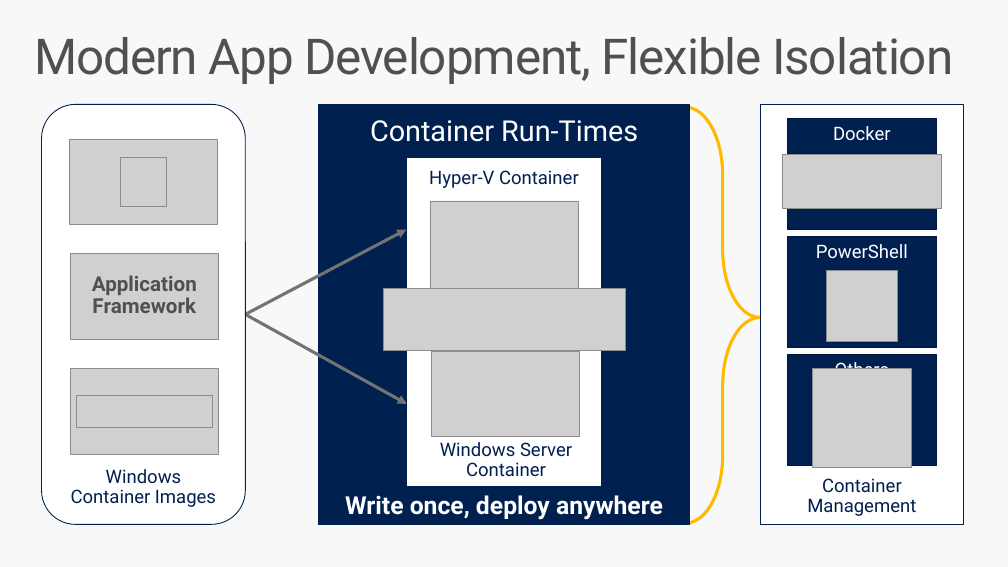
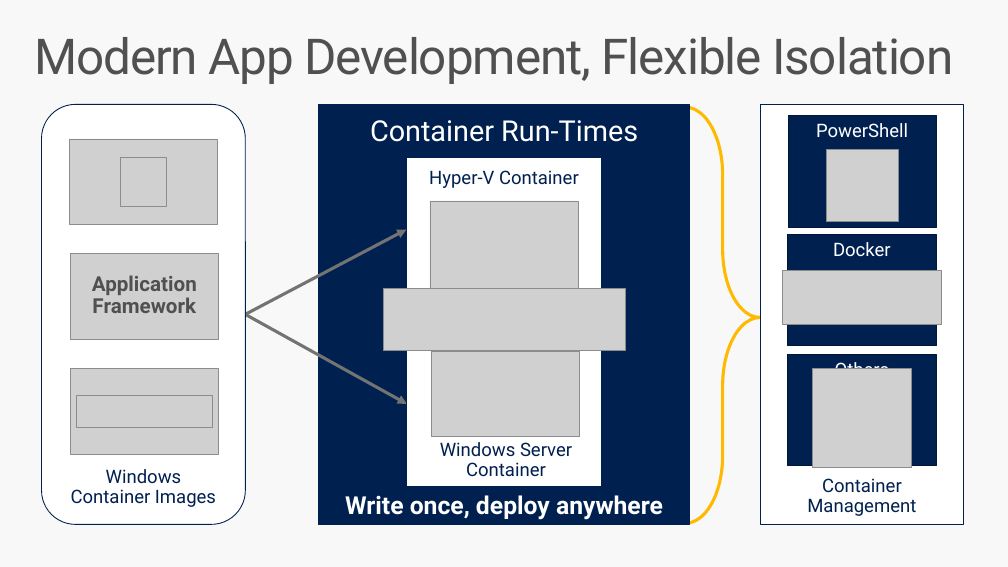
Before and after one commit to brentstineman/PersonalStuff, a slide deck: slide 13 of Presentations/ContainersForWindowsDevs.pptx (slide 14 before the commit). Drawn at 1008x567 pixels with LibreOffice and Linux fonts; fonts in the diff are those of the drawing; grey boxes stand for pictures. Boxes give left, top, right and bottom in pixels: in the first picture for what was removed or moved away, otherwise in the second. Text is boxed around its words. In the diff, an @@ line names an element or a change of style, - is before the commit and + after.

```diff
--- a/Presentations/ContainersForWindowsDevs.pptx
+++ b/Presentations/ContainersForWindowsDevs.pptx
@@ rectangle "PowerShell" moved from (x1=788, y1=236, x2=936, y2=348) to (x1=788, y1=116, x2=936, y2=227) @@
@@ picture moved from (x1=826, y1=270, x2=898, y2=342) to (x1=826, y1=150, x2=898, y2=222) @@
@@ rectangle "Docker" moved from (x1=788, y1=119, x2=936, y2=230) to (x1=788, y1=234, x2=936, y2=345) @@
@@ picture moved from (x1=783, y1=154, x2=941, y2=209) to (x1=783, y1=271, x2=941, y2=325) @@
```
Also in this commit, not shown: 12 other slides changed, 1 slide added, 1 slide removed, 1 other file.
